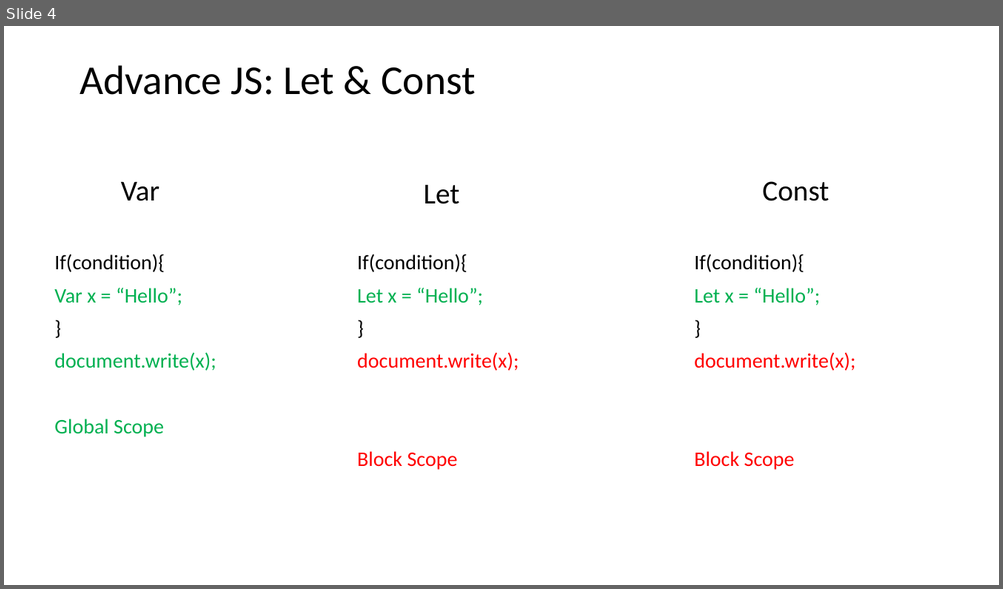
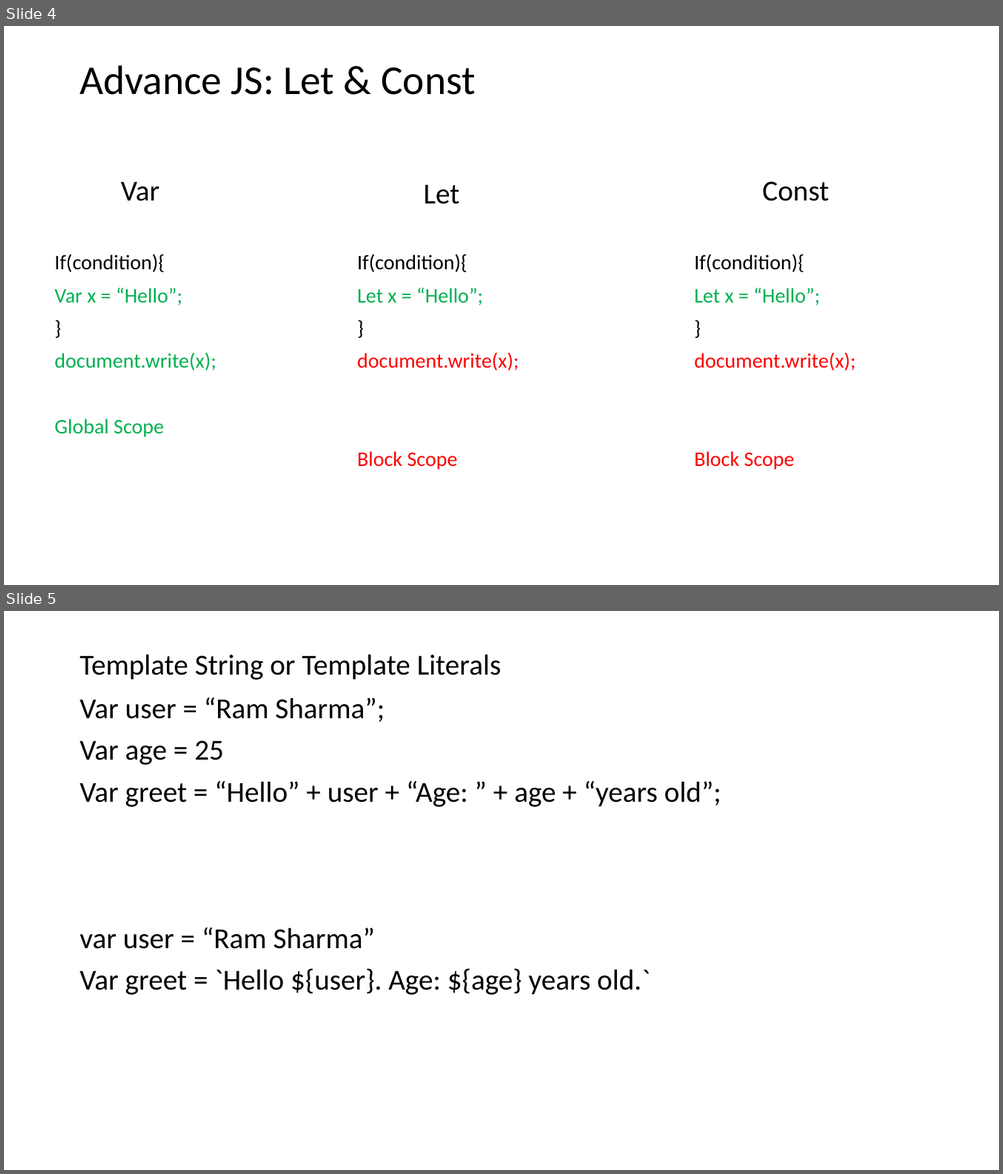
Before and after one commit to PiyushChaturvedii/batch03, a slide deck: History of JS.pptx. Shown one above the other, each under a label of ours: slide 4 before the commit, slides 4 and 5 after it. The pictures are 1003x589 and 1003x1174 pixels, drawn with LibreOffice and Linux fonts; fonts in the diff are those of the drawing. Boxes give left, top, right and bottom in pixels: in the first picture for what was removed or moved away, otherwise in the second. Text is boxed around its words. In the diff, an @@ line names an element or a change of style, - is before the commit and + after.

```diff
--- a/History of JS.pptx
+++ b/History of JS.pptx
@@ slide 5 added at bbox=[4, 611, 999, 1170], background #FFFFFF @@
@@ title added at bbox=[79, 654, 501, 680], 28 pt, text #000000 @@
+Template String or Template Literals
@@ text added at bbox=[79, 698, 721, 807], 28 pt, text #000000 @@
+Var user = “Ram Sharma”;
+Var age = 25
+Var greet = “Hello” + user + “Age: ” + age + “years old”;
@@ text added at bbox=[79, 928, 649, 995], 28 pt, text #000000 @@
+var user = “Ram Sharma”
+Var greet = `Hello ${user}. Age: ${age} years old.`
```
Also in this commit, not shown: 45 other slides added, 1 other file.
